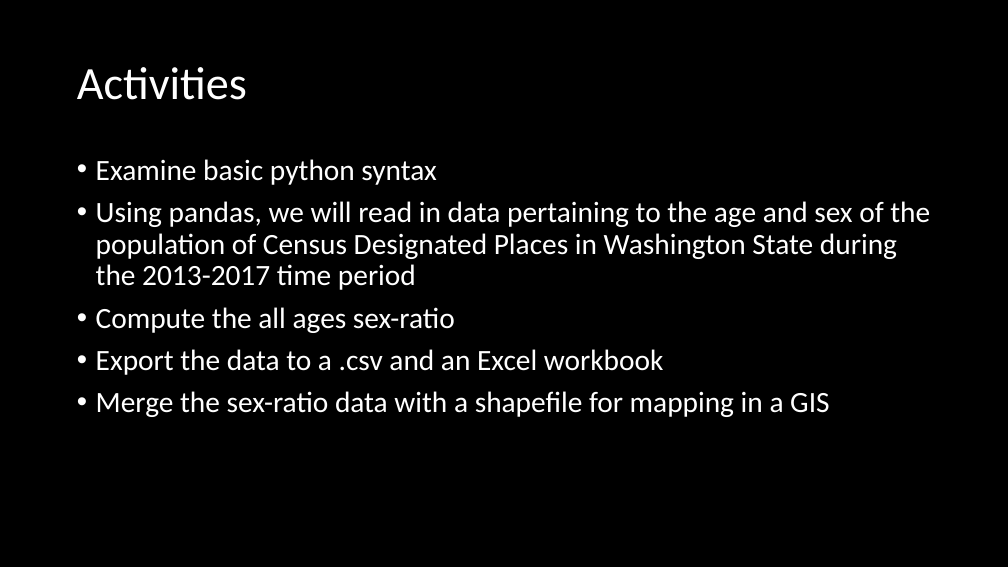
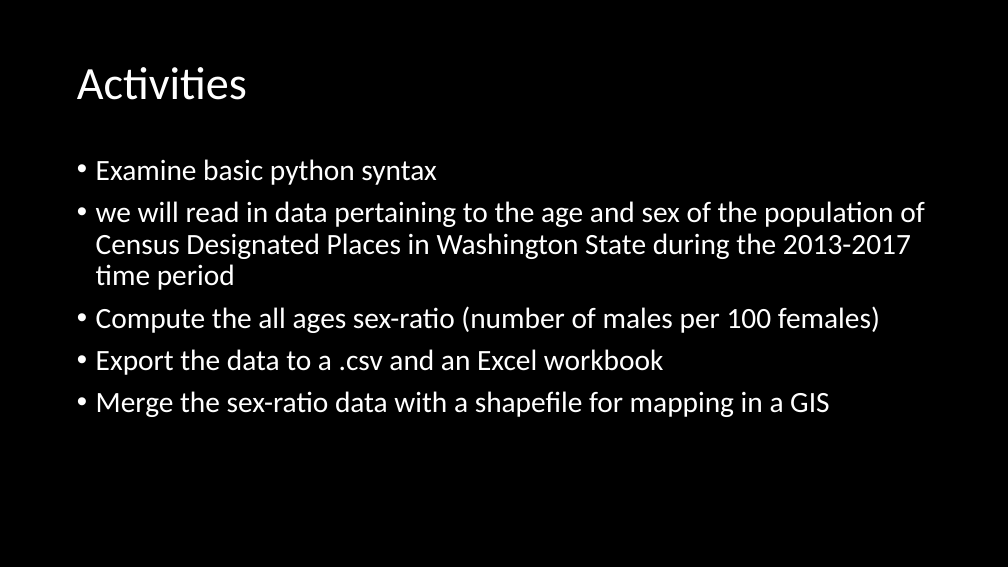
Before and after one commit to mike-babb/intro_to_python, a slide deck: slide 9 of Introduction to Python.pptx (slide 3 before the commit). Drawn at 1008x567 pixels with LibreOffice and Linux fonts; fonts in the diff are those of the drawing. Boxes give left, top, right and bottom in pixels: in the first picture for what was removed or moved away, otherwise in the second. Text is boxed around its words. In the diff, an @@ line names an element or a change of style, - is before the commit and + after.

```diff
--- a/Introduction to Python.pptx
+++ b/Introduction to Python.pptx
@@ text at (96, 201, 924, 333): text changed @@
-• Using pandas, we will read in data pertaining to the age and sex of the population of Census Designated Places in Washington State during the 2013-2017 time period
-• Compute the all ages sex-ratio
+• we will read in data pertaining to the age and sex of the population of Census Designated Places in Washington State during the 2013-2017 time period
+• Compute the all ages sex-ratio (number of males per 100 females)
```
Also in this commit, not shown: 3 other slides changed, 1 slide removed, 2 other files.
